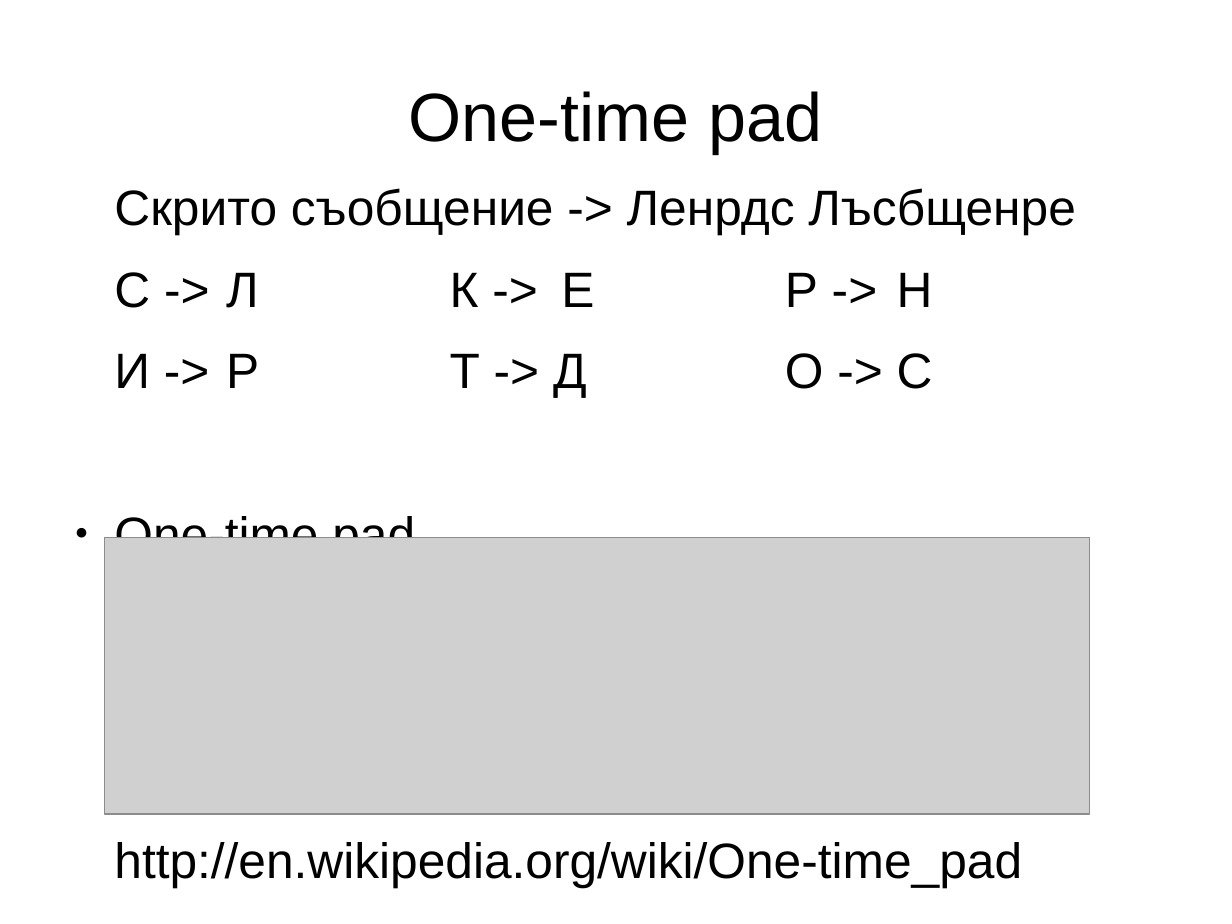
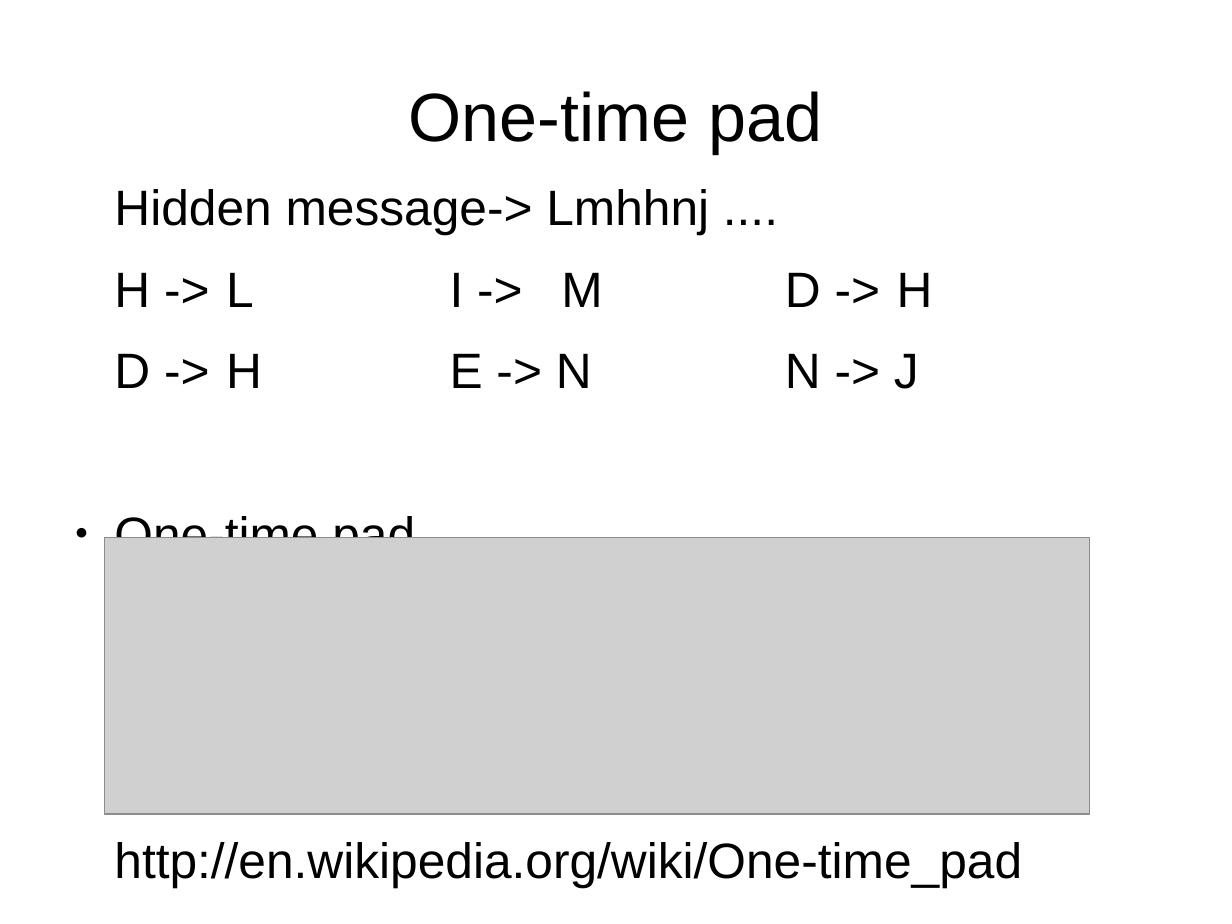
Before and after one commit to hackman/netsec1, a slide deck: slide 13 of presentations/cryptography.odp. Drawn at 1232x924 pixels with LibreOffice and Linux fonts; fonts in the diff are those of the drawing; grey boxes stand for pictures. Boxes give left, top, right and bottom in pixels: in the first picture for what was removed or moved away, otherwise in the second. Text is boxed around its words. In the diff, an @@ line names an element or a change of style, - is before the commit and + after.

```diff
--- a/presentations/cryptography.odp
+++ b/presentations/cryptography.odp
@@ text at (114, 189, 933, 389): text changed @@
-Скрито съобщение -> Ленрдс Лъсбщенре
-С -> Л К -> Е Р -> Н
-И -> Р Т -> Д О -> С
+Hidden message-> Lmhhnj ....
+H -> L I -> M D -> Н
+D -> H E -> N N -> J
```
Also in this commit, not shown: 31 other slides changed, 8 slides added, 8 slides removed.
